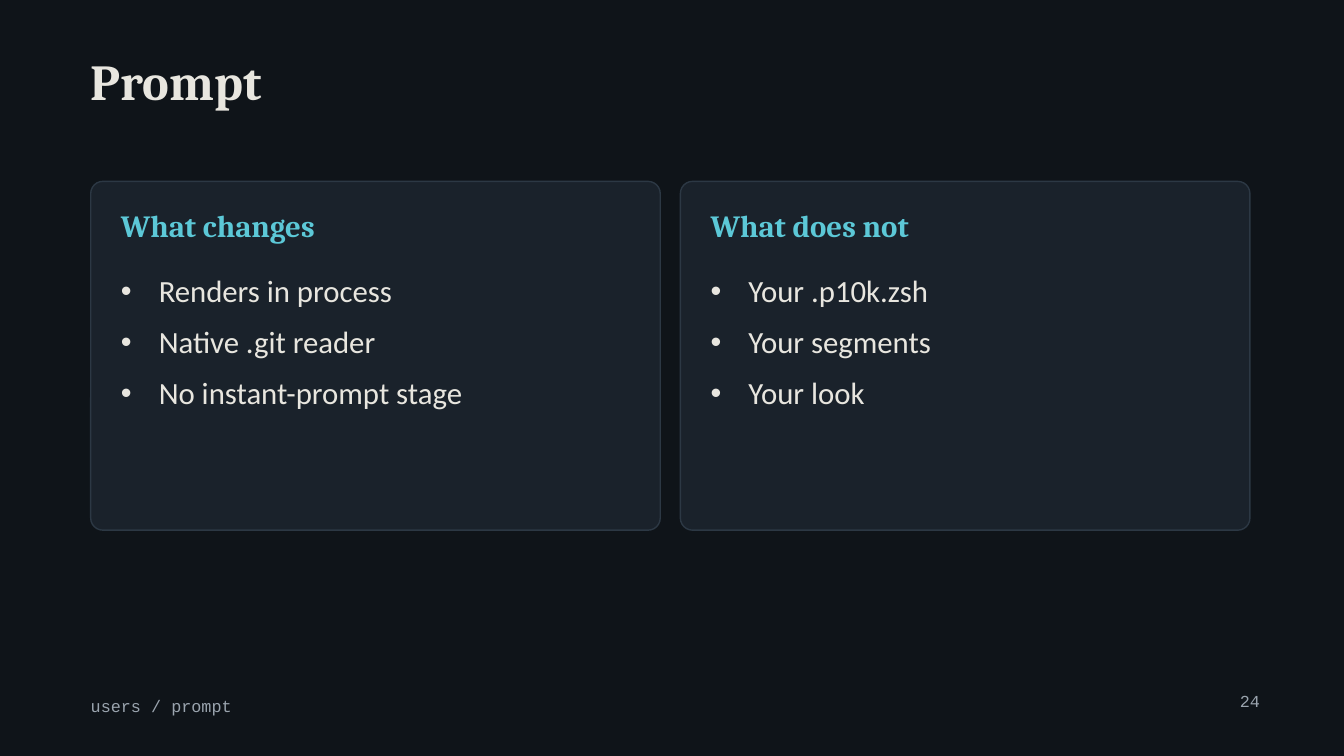
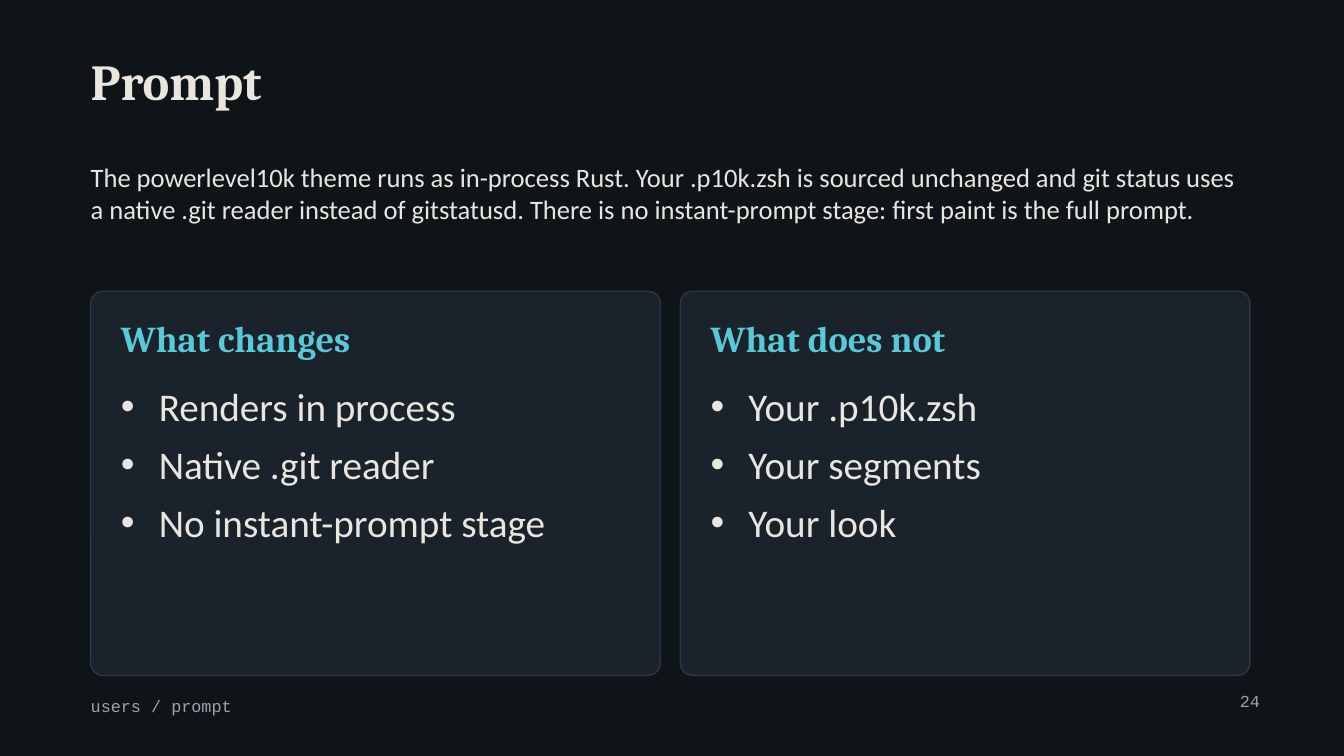
Before and after one commit to MenkeTechnologies/zshrs, a slide deck: slide 24 of docs/talk-users.pptx. Drawn at 1344x756 pixels with LibreOffice and Linux fonts; fonts in the diff are those of the drawing; background and template pictures are left out. Boxes give left, top, right and bottom in pixels: in the first picture for what was removed or moved away, otherwise in the second. Text is boxed around its words. In the diff, an @@ line names an element or a change of style, - is before the commit and + after.

```diff
--- a/docs/talk-users.pptx
+++ b/docs/talk-users.pptx
@@ text added at [91, 168, 1234, 224], 19 pt, text #E8E6DF @@
+The powerlevel10k theme runs as in-process Rust. Your .p10k.zsh is sourced unchanged and git status uses a native .git reader instead of gitstatusd. There is no instant-prompt stage: first paint is the full prompt.
@@ rounded rectangle at [91, 291, 660, 676]: proportions changed @@
@@ rounded rectangle: place and size @@
-rounded rectangle at [91, 181, 660, 530]
+rounded rectangle at [91, 291, 660, 676]
@@ rounded rectangle: place and size @@
-rounded rectangle at [681, 181, 1250, 530]
+rounded rectangle at [681, 291, 1250, 676]
@@ rounded rectangle at [681, 291, 1250, 676]: proportions changed @@
@@ text "What changes": place and size @@
-text "What changes" at [121, 215, 315, 244]
+text "What changes" at [121, 326, 350, 360]
@@ text "What changes" at [121, 326, 350, 360]: size 22 to 26 pt @@
@@ text "What does not": place and size @@
-text "What does not" at [711, 215, 909, 237]
+text "What does not" at [711, 326, 946, 353]
@@ text "What does not" at [711, 326, 946, 353]: size 22 to 26 pt @@
@@ text "Renders in process": place and size @@
-text "Renders in process" at [159, 280, 462, 410]
+text "Renders in process" at [159, 393, 545, 544]
@@ text "Renders in process" at [159, 393, 545, 544]: size 22 to 28 pt; less space between paragraphs @@
@@ text "Your .p10k.zsh" at [748, 393, 981, 538]: size 22 to 28 pt; less space between paragraphs @@
@@ text "Your .p10k.zsh": place and size @@
-text "Your .p10k.zsh" at [748, 280, 931, 404]
+text "Your .p10k.zsh" at [748, 393, 981, 538]
```
Also in this commit, not shown: 54 other slides changed, 2 other files.
